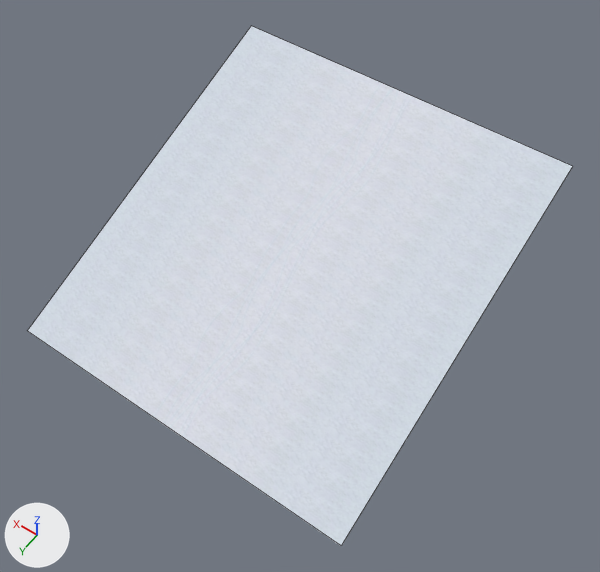
The FBX model Assets/地图资源/Snow Mountain/Models2/HX-Surface-pj1.FBX, before and after one commit.
Rendered twice from a 50 mm lens placed at (-165.0, 122.0, 362.0), pointed at (-12.0, -92.0, 27.0). Every picture has the same lights, and +X, +Y and +Z are marked at lower left. Mesh edges are drawn as thin lines. Where no turn or scale is listed for an object, it has been applied to the vertices.

Objects in the first picture: 'pj1'.
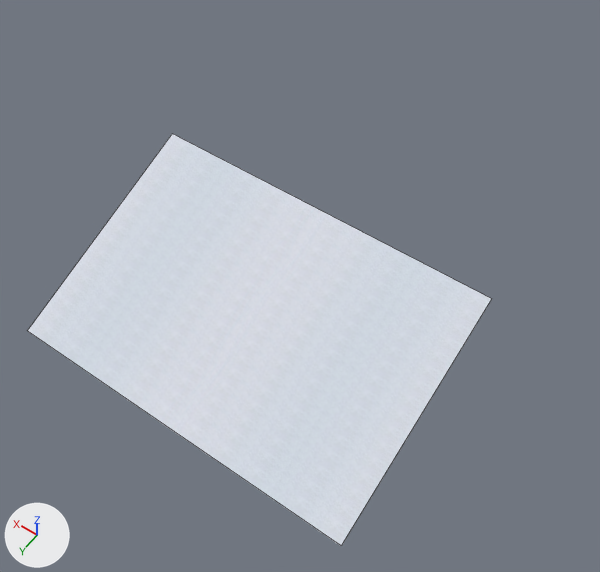
The newer file is also rescaled (x1.596) as a whole; pictures and numbers use the older file's frame.

Changed parts and their boxes [x1, y1, x2, y2] in the pictures (600 x 572 px):
'pj1', reshaped (15% narrower, 21% shorter)
    before: [28, 26, 573, 546]
    after: [28, 134, 492, 546]

Diff of the bpy script that builds the scene:
```diff
--- a/Assets/地图资源/Snow Mountain/Models2/HX-Surface-pj1.FBX.py
+++ b/Assets/地图资源/Snow Mountain/Models2/HX-Surface-pj1.FBX.py
@@ me_mesh @@
 me_mesh.from_pydata(...)  # 4 vertices, 1 face; spans x -100.0..100.0, y 0.0..200.0, z -75.0..0.0
 # used by ob_pj1; location = (0.0, -200.0, 75.0)
-me_mesh.vertices[0].co = (-100.0, 0.0, 0.0)  # pixel (572, 166)
-me_mesh.vertices[1].co = (100.0, 0.0, 0.0)  # pixel (251, 25)
+# me_mesh part 1
+me_mesh.vertices[0].co = (-100.0, 75.0, -28.0)  # pixel (491, 298)
+me_mesh.vertices[1].co = (100.0, 75.0, -28.0)  # pixel (172, 133)
 me_mesh.materials.append(mat_material__77)
```
